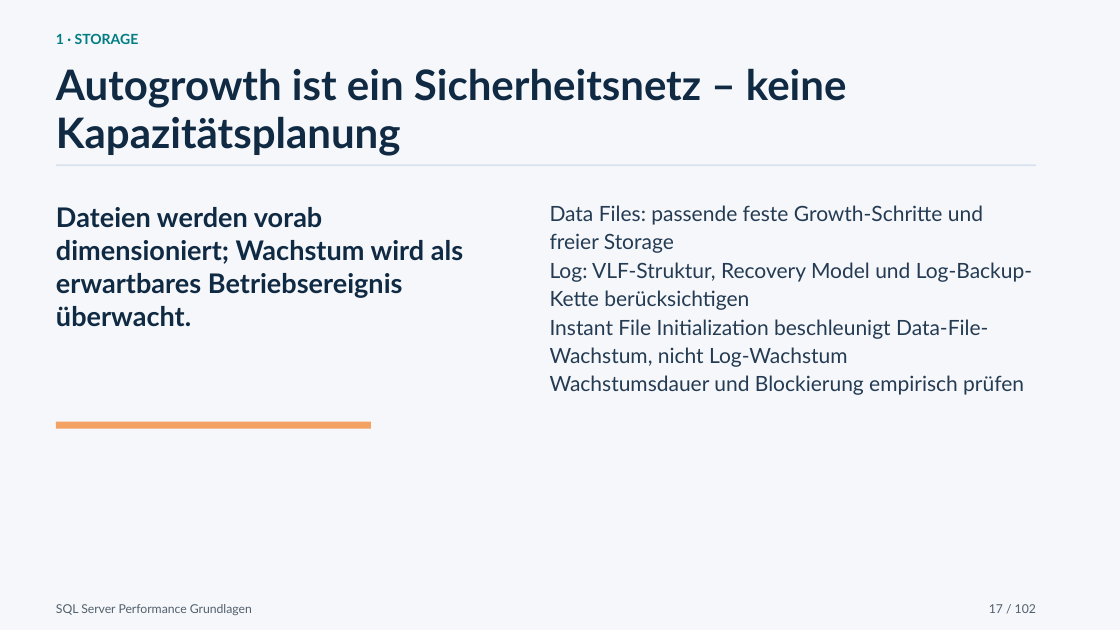
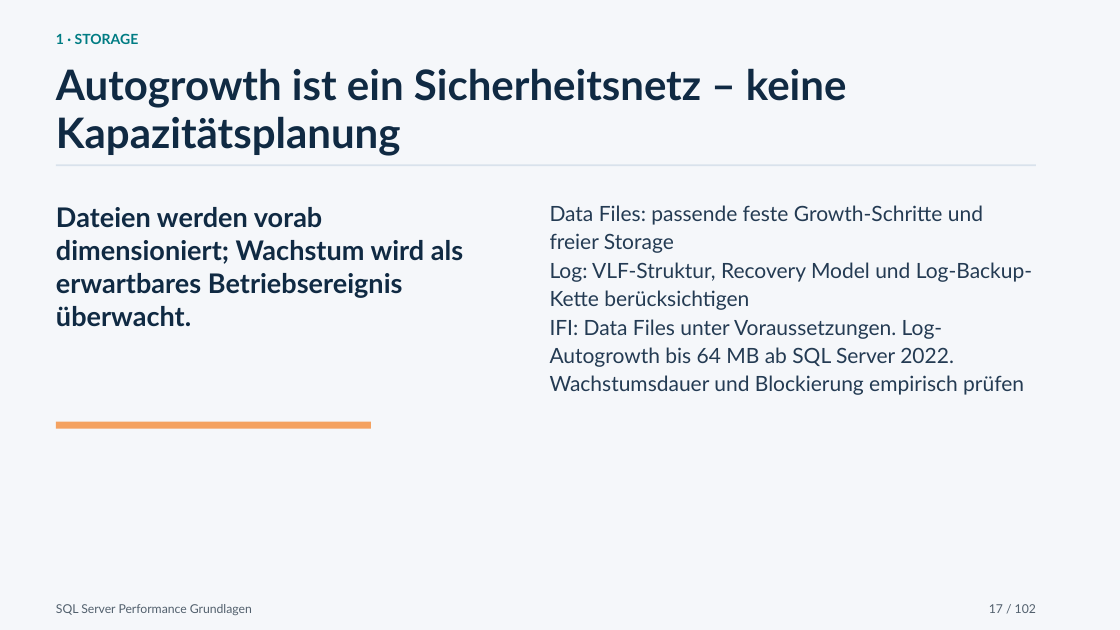
Before and after one commit to gecompat/SQL_PerformanceSchulung, a slide deck: slide 17 of Presentations/Performance_Schulung_Chat_2026-07-23_2146_SQL_Server_Performance_Grundlagen.pptx. Drawn at 1120x630 pixels with LibreOffice and Linux fonts; fonts in the diff are those of the drawing. Boxes give left, top, right and bottom in pixels: in the first picture for what was removed or moved away, otherwise in the second. Text is boxed around its words. In the diff, an @@ line names an element or a change of style, - is before the commit and + after.

```diff
--- a/Presentations/Performance_Schulung_Chat_2026-07-23_2146_SQL_Server_Performance_Grundlagen.pptx
+++ b/Presentations/Performance_Schulung_Chat_2026-07-23_2146_SQL_Server_Performance_Grundlagen.pptx
@@ text at <box>550,319,954,367</box>: text changed @@
-Instant File Initialization beschleunigt Data-File-Wachstum, nicht Log-Wachstum
+IFI: Data Files unter Voraussetzungen. Log-Autogrowth bis 64 MB ab SQL Server 2022.
```
Also in this commit, not shown: 15 other slides changed, 12 other files.
